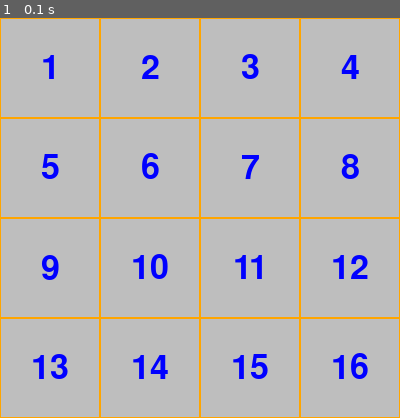
Above: before the commit, frame 1.
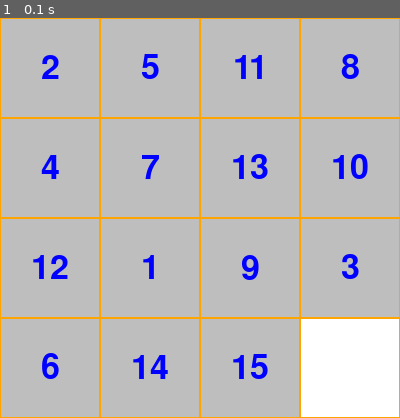
Above: after the commit, the same moment.

Repository: bigbugboy/pygames
Game: pygame game, started from digital_huarong_road/new_main.py
The game is run twice, just before and just after one commit, with the same random seed, the same clock (stepped at 60 frames per second) and the same inputs.
Inputs:
- Up to frame 1 (0.1 s): no input

The runs differ from the first frame. In frame 1, 9.3% of the frame differs, in the area x 8-100%, y 9-100%.

Commit message:
打乱数字

Diff:
--- a/digital_huarong_road/new_main.py
+++ b/digital_huarong_road/new_main.py
@@ -1,3 +1,4 @@
+import random
 import sys
 
 import pygame
@@ -26,10 +27,20 @@
         pygame.draw.line(screen, "black", (pos_x, 0), (pos_x, HEIGHT))
 
 
+def shuffle_blocks(bs):
+    random.shuffle(bs)  # 在此处 bs[:-1] 没有效果
+    for i, b in enumerate(bs):
+        b.index = i
+        b.init_pos()
+
+
 class Block:
     def __init__(self, value):
         self.value = value
         self.index = value - 1
+        self.init_pos()
+
+    def init_pos(self):
         self.row, self.col = divmod(self.index, MODE)
         self.surf = pygame.surface.Surface([BLOCK_SIZE, BLOCK_SIZE])
         self.surf.fill("grey")
@@ -44,11 +55,15 @@
         )))
 
     def draw(self):
-        screen.blit(self.surf, self.rect)
+        if self.value < MODE * MODE:
+            # 最后一数字空白展示
+            screen.blit(self.surf, self.rect)
         pygame.draw.rect(screen, "orange", self.rect, 1)
 
 
 blocks = [Block(i + 1) for i in range(MODE * MODE)]
+
+shuffle_blocks(blocks[:-1])     # 最后一个数字不动
 
 
 while True:
--- a/digital_huarong_road/steps.txt
+++ b/digital_huarong_road/steps.txt
@@ -10,3 +10,9 @@
 3. 在方块上绘制数字
     3.1 使用font获取数字图像
     3.2 在surf的中心绘制数字图片给，保证数字在方块内是居中的
+
+4. 打乱数字
+    4.1 使用random.shuffle打乱blocks
+    4.2 打乱后需要重新 init_pos 这样才能反应在屏幕上
+    4.3 最后一个block不需要打乱: block[:-1]
+    4.4 最后一个block不需要绘制，留白，表示空格
